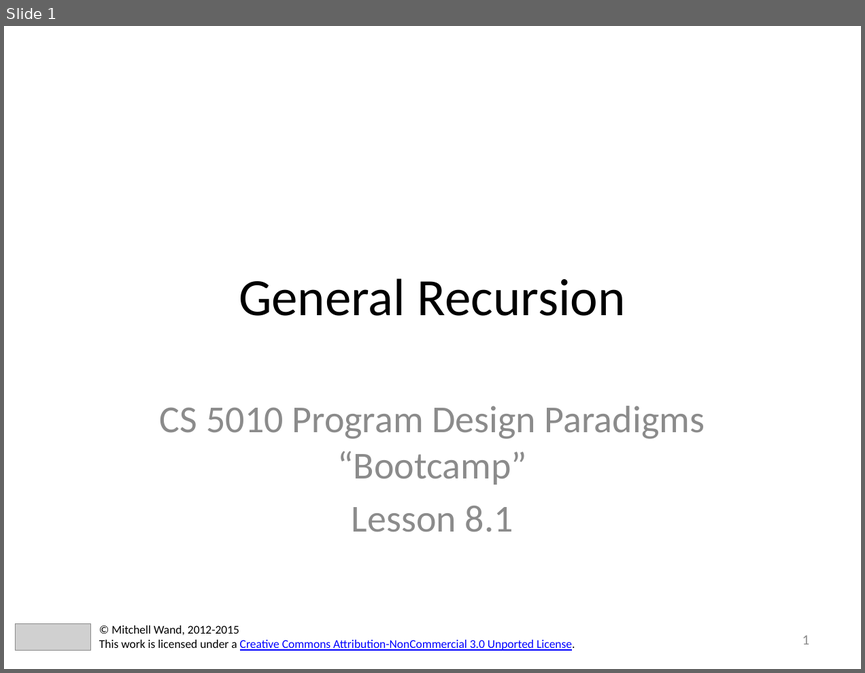
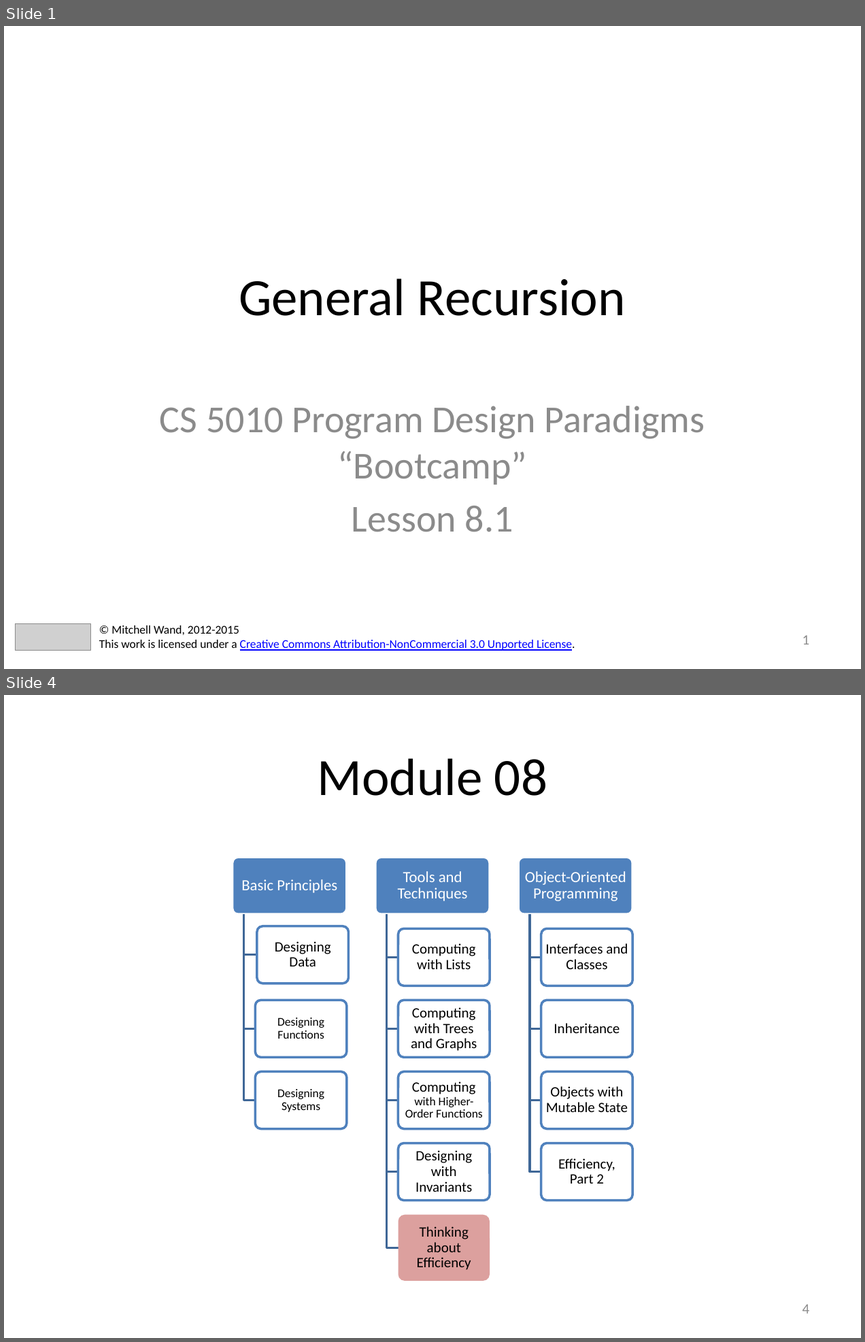
Before and after one commit to mwand/cs5010f17, a slide deck: Slides/Lesson 8.1-8.2 General Recursion.pptx. Shown one above the other, each under a label of ours: slide 1 before the commit, slides 1 and 4 after it; the slides between them are not shown. The pictures are 865x673 and 865x1342 pixels, drawn with LibreOffice and Linux fonts; fonts in the diff are those of the drawing; grey boxes stand for pictures. Boxes give left, top, right and bottom in pixels: in the first picture for what was removed or moved away, otherwise in the second. Text is boxed around its words. In the diff, an @@ line names an element or a change of style, - is before the commit and + after.

```diff
--- a/Slides/Lesson 8.1-8.2 General Recursion.pptx
+++ b/Slides/Lesson 8.1-8.2 General Recursion.pptx
@@ slide 4 added at bbox=[4, 695, 861, 1338], background #FFFFFF @@
@@ title added at bbox=[47, 721, 818, 828], fill #FFFFFF, outline #4F81BD 2 pt, 44 pt, text #000000 @@
+Module 08
@@ group added at bbox=[232, 857, 633, 1280]: 15 rounded rectangles, 15 texts, 12 freeform shapes @@
+Basic Principles
+Designing Data
+Designing Functions
+Designing Systems
+Tools and Techniques
+Computing with Lists
+Computing with Trees and Graphs
+Computing with Higher-Order Functions
+Designing with Invariants
+Thinking about Efficiency
+Object-Oriented Programming
+Interfaces and Classes
+Inheritance
+Objects with Mutable State
+Efficiency, Part 2
@@ page number added at bbox=[802, 1304, 810, 1313], 12 pt, text #8C8C8C @@
+4
```
Also in this commit, not shown: 6 slides changed, 8 other slides added, 1 slide removed, 1 other file.
